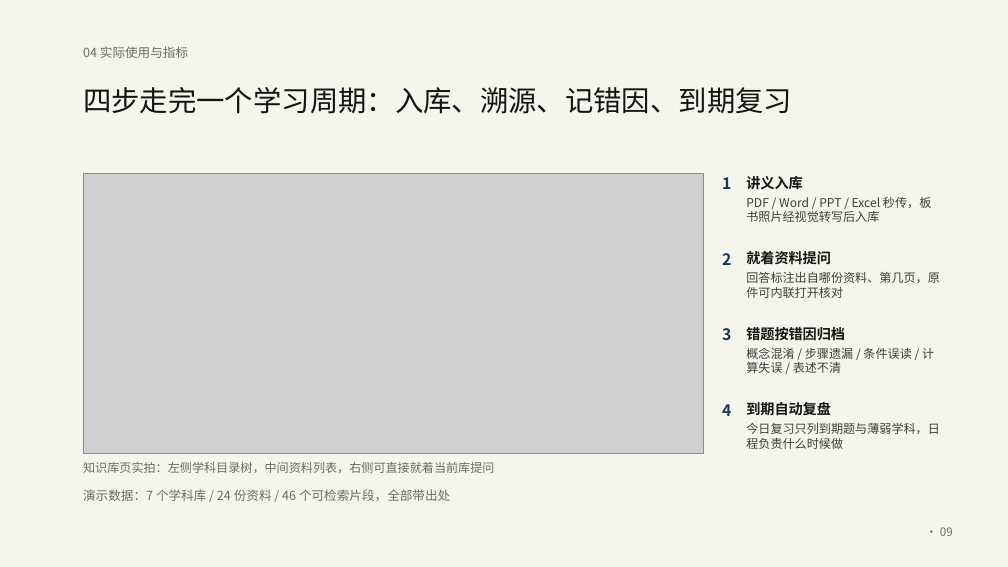
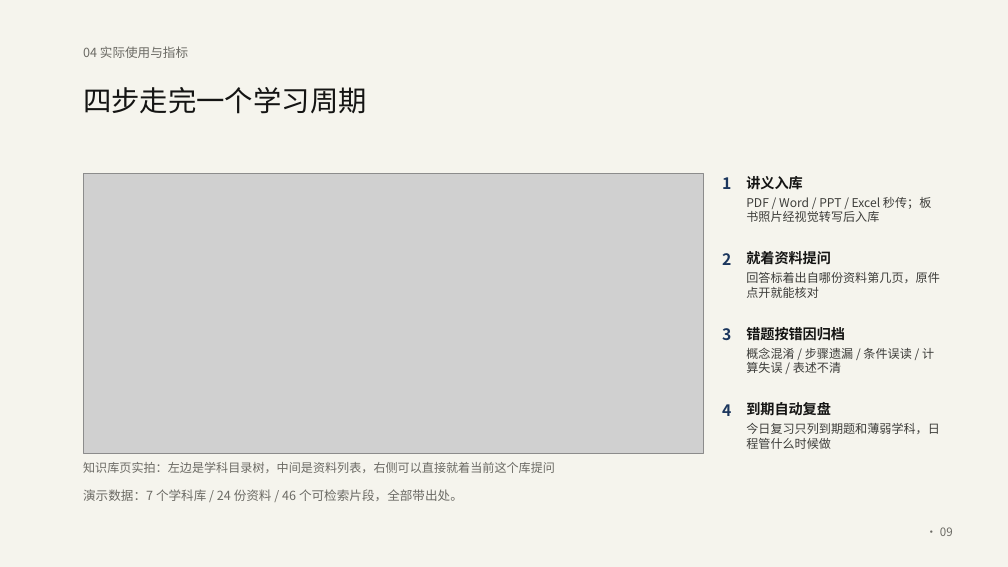
Before and after one commit to Baicaicn23/StudyGraph, a slide deck: slide 9 of docs/作品集/参赛/知迹答辩/知迹答辩.pptx. Drawn at 1008x567 pixels with LibreOffice and Linux fonts; fonts in the diff are those of the drawing; grey boxes stand for pictures. Boxes give left, top, right and bottom in pixels: in the first picture for what was removed or moved away, otherwise in the second. Text is boxed around its words. In the diff, an @@ line names an element or a change of style, - is before the commit and + after.

```diff
--- a/docs/作品集/参赛/知迹答辩/知迹答辩.pptx
+++ b/docs/作品集/参赛/知迹答辩/知迹答辩.pptx
@@ text at (83,87,367,114): text changed @@
-四步走完一个学习周期：入库、溯源、记错因、到期复习
+四步走完一个学习周期
@@ text at (746,197,931,222): text changed @@
-PDF / Word / PPT / Excel 秒传，板书照片经视觉转写后入库
+PDF / Word / PPT / Excel 秒传；板书照片经视觉转写后入库
@@ text at (746,272,940,298): text changed @@
-回答标注出自哪份资料、第几页，原件可内联打开核对
+回答标着出自哪份资料第几页，原件点开就能核对
@@ text at (746,423,940,449): text changed @@
-今日复习只列到期题与薄弱学科，日程负责什么时候做
+今日复习只列到期题和薄弱学科，日程管什么时候做
@@ text at (83,462,555,473): text changed @@
-知识库页实拍：左侧学科目录树，中间资料列表，右侧可直接就着当前库提问
+知识库页实拍：左边是学科目录树，中间是资料列表，右侧可以直接就着当前这个库提问
@@ text at (83,489,463,501): text changed @@
-演示数据：7 个学科库 / 24 份资料 / 46 个可检索片段，全部带出处
+演示数据：7 个学科库 / 24 份资料 / 46 个可检索片段，全部带出处。
```
Also in this commit, not shown: 10 other slides changed, 2 other files.
